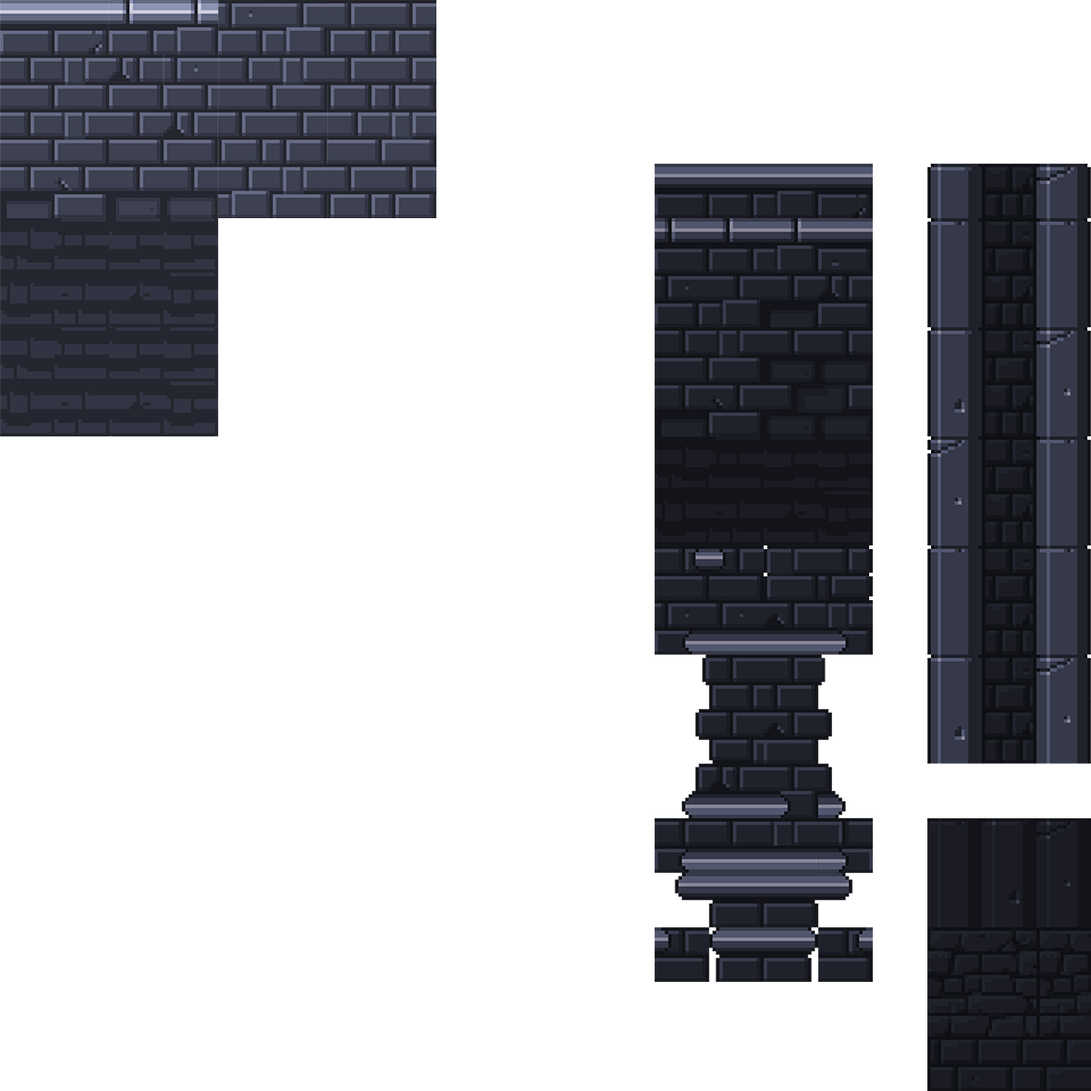
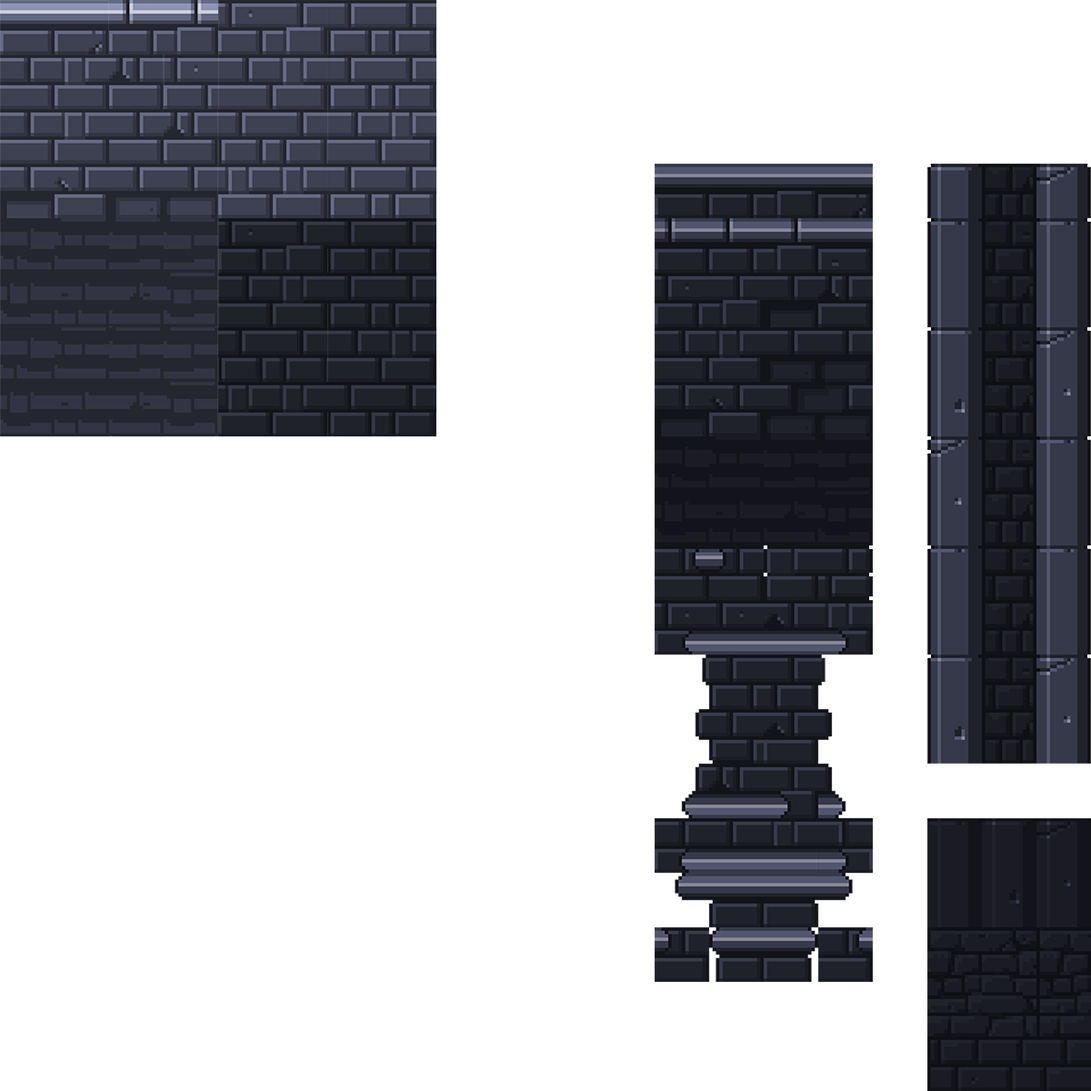
Before/after of a w=1091, h=1091 layered artwork. What changed in the layer stack:
moved "Layer 2" above "Layer 1", painted on it over [left=218, top=163, right=437, bottom=437]
removed layer "Floor 1" over [left=218, top=163, right=437, bottom=437]
showed "Layer 1", painted on it over [left=218, top=163, right=437, bottom=437]
